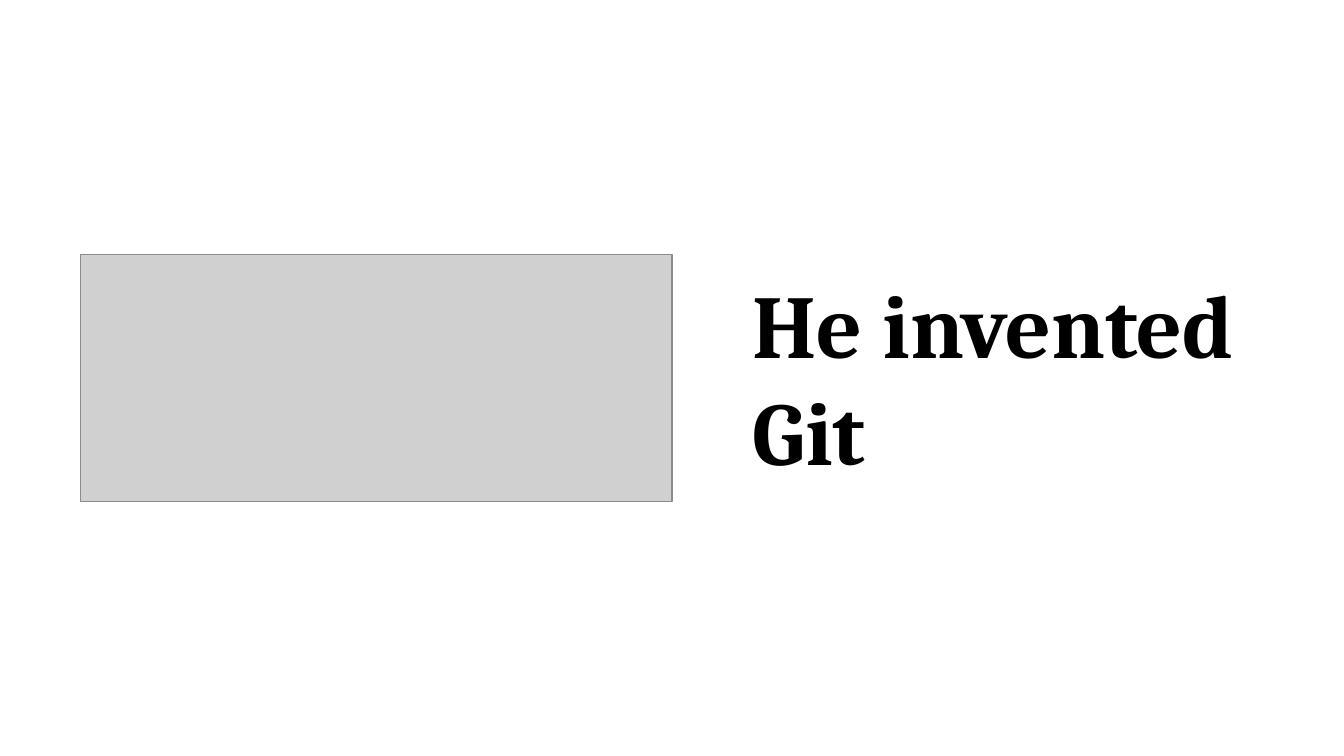
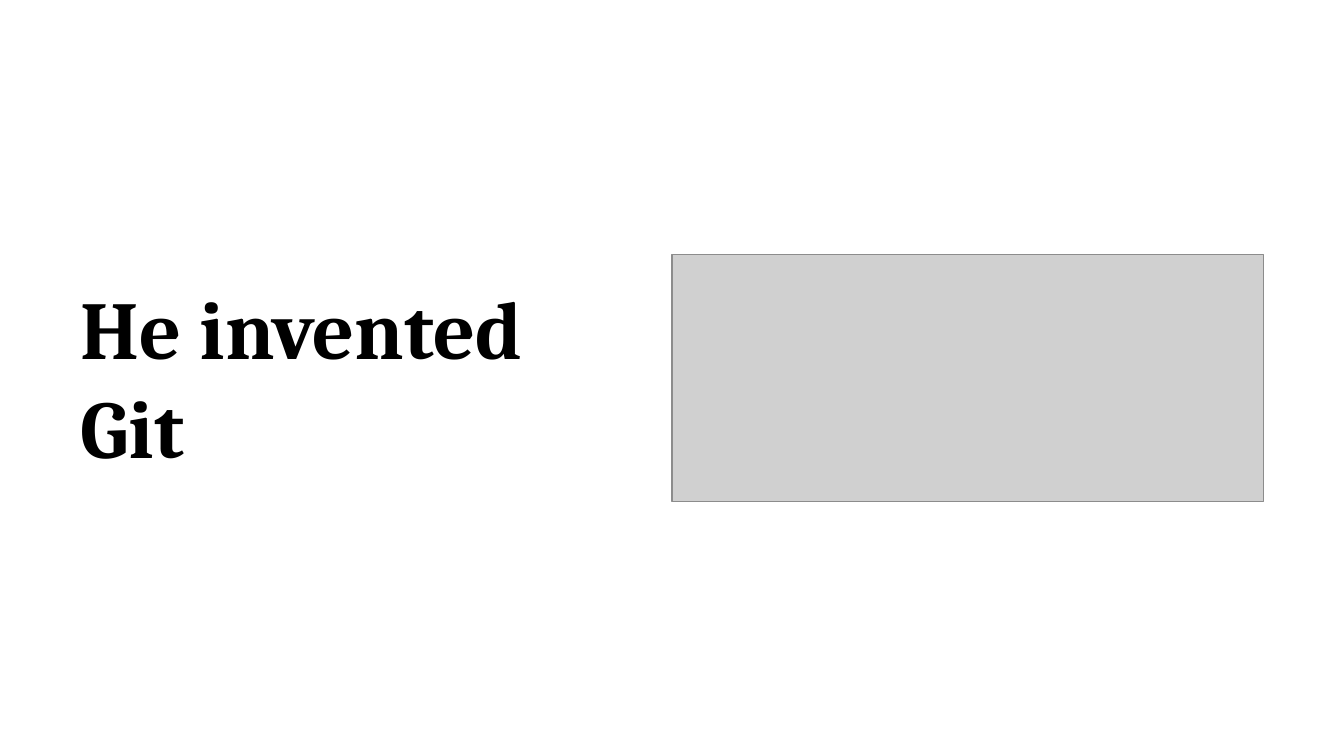
Before and after one commit to promilek2/Najs, a slide deck: slide 5 of Linus_Torvalds.pptx (slide 4 before the commit). Drawn at 1344x756 pixels with LibreOffice and Linux fonts; fonts in the diff are those of the drawing; grey boxes stand for pictures. Boxes give left, top, right and bottom in pixels: in the first picture for what was removed or moved away, otherwise in the second. Text is boxed around its words. In the diff, an @@ line names an element or a change of style, - is before the commit and + after.

```diff
--- a/Linus_Torvalds.pptx
+++ b/Linus_Torvalds.pptx
@@ text "He invented Git": place and size @@
-text "He invented Git" at (753, 295, 1234, 466)
+text "He invented Git" at (81, 302, 522, 459)
@@ text "He invented Git" at (81, 302, 522, 459): size 48 to 44 pt @@
@@ picture: place and size @@
-picture at (81, 254, 672, 501)
+picture at (672, 254, 1263, 501)
```
Also in this commit, not shown: 4 other slides changed, 3 slides added.
